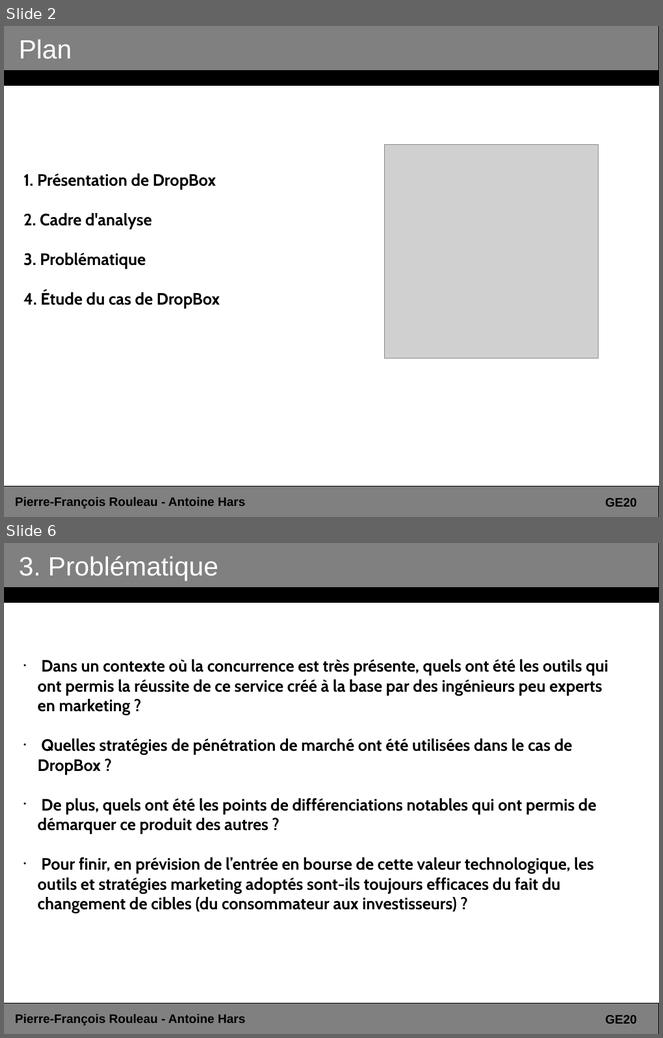
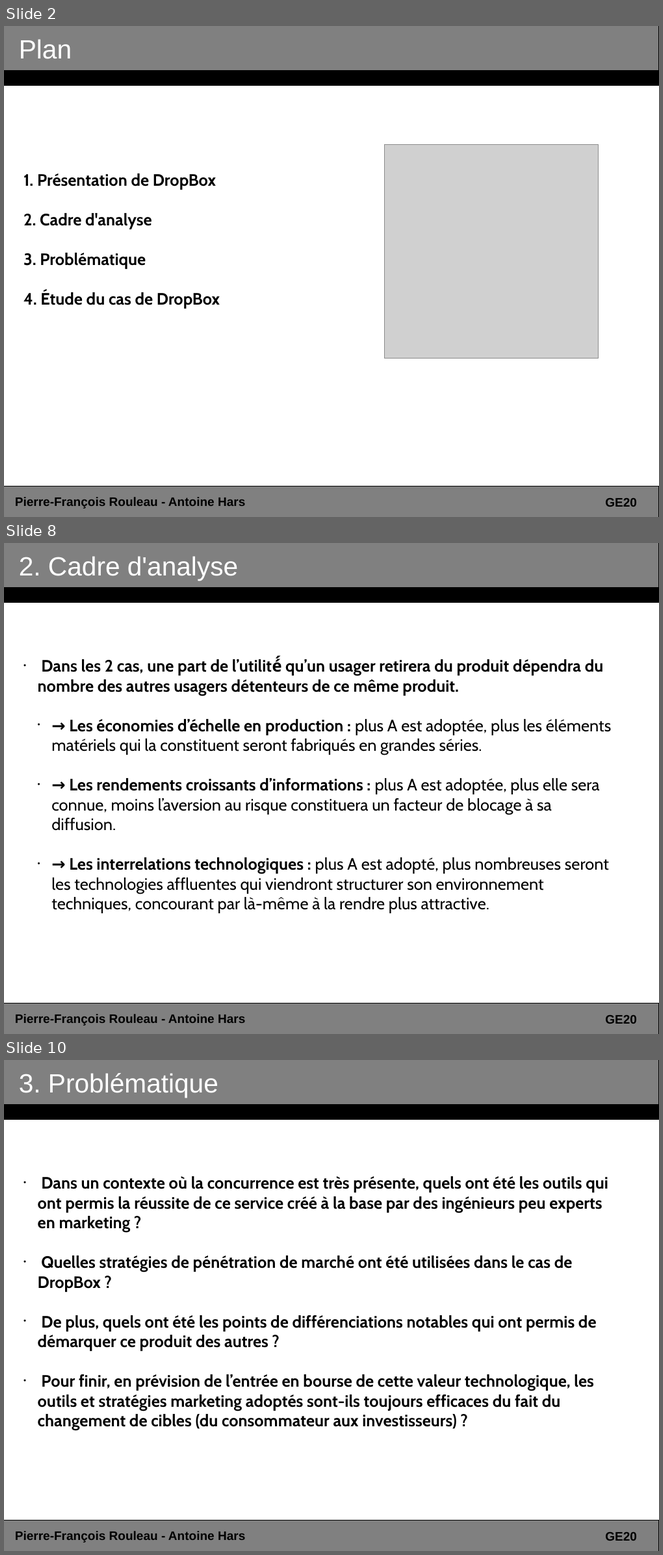
Before and after one commit to ahars/ge20, a slide deck: presentation_dropbox.odp. Shown one above the other, each under a label of ours: slides 2 and 6 before the commit, slides 2, 8 and 10 after it; the slides between them are not shown. The pictures are 663x1038 and 663x1555 pixels, drawn with LibreOffice and Linux fonts; fonts in the diff are those of the drawing; grey boxes stand for pictures. Boxes give left, top, right and bottom in pixels: in the first picture for what was removed or moved away, otherwise in the second. Text is boxed around its words. In the diff, an @@ line names an element or a change of style, - is before the commit and + after.

```diff
--- a/presentation_dropbox.odp
+++ b/presentation_dropbox.odp
@@ slide 8 added at (4, 543, 659, 1034), background #FFFFFF @@
@@ rectangle added at (4, 543, 659, 602), fill #808080, outline #000000 0 pt @@
@@ title added at (19, 556, 238, 581), 32 pt, text #FFFFFF @@
+2. Cadre d'analyse
@@ rectangle added at (4, 588, 659, 602), fill #000000, outline #000000 0 pt @@
@@ subtitle added at (38, 659, 611, 913), 20 pt, text #000000 @@
+• Dans les 2 cas, une part de l’utilité́ qu’un usager retirera du produit dépendra du nombre des autres usagers détenteurs de ce même produit.
+  • → Les économies d’échelle en production : plus A est adoptée, plus les éléments matériels qui la constituent seront fabriqués en grandes séries.
+  • → Les rendements croissants d’informations : plus A est adoptée, plus elle sera connue, moins l’aversion au risque constituera un facteur de blocage à sa diffusion.
+  • → Les interrelations technologiques : plus A est adopté, plus nombreuses seront les technologies affluentes qui viendront structurer son environnement techniques, concourant par là-même à la rendre plus attractive.
@@ rectangle added at (4, 1004, 659, 1034), fill #808080, outline #000000 0 pt @@
@@ text added at (15, 1014, 245, 1026), 15 pt, text #000000, bold @@
+Pierre-François Rouleau - Antoine Hars
@@ text added at (605, 1016, 637, 1024), 15 pt, text #000000, bold @@
+GE20
@@ what was slide 6 is now slide 10 @@
```
Also in this commit, not shown: 4 slides changed, 4 other slides added.
